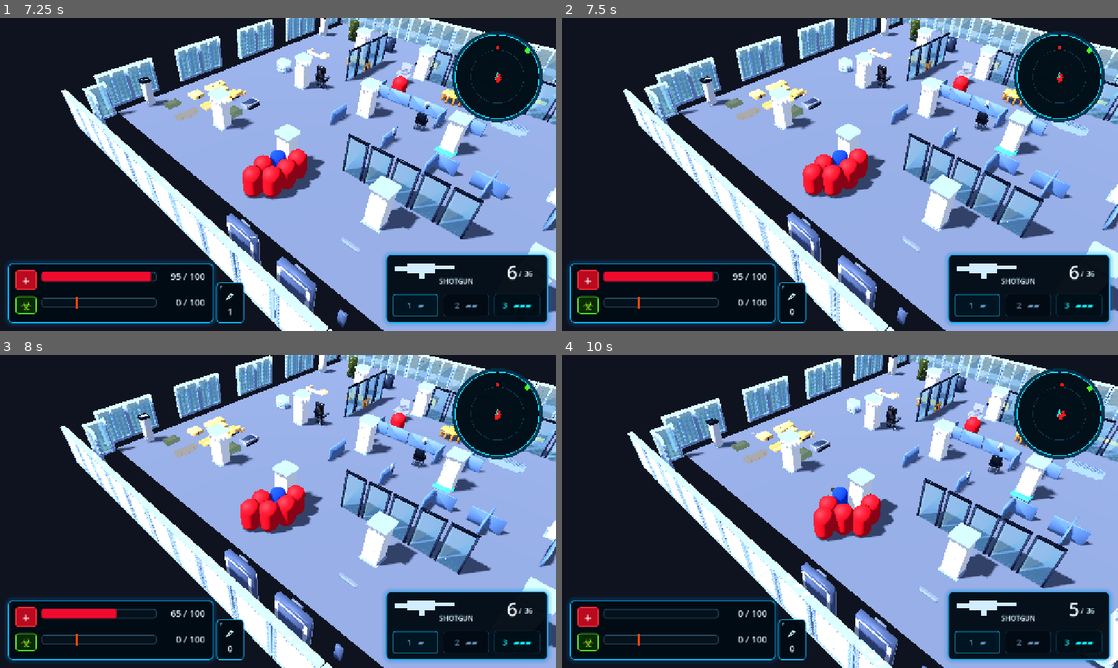
Above: before the commit, frames 1-4 (two rows, left to right).
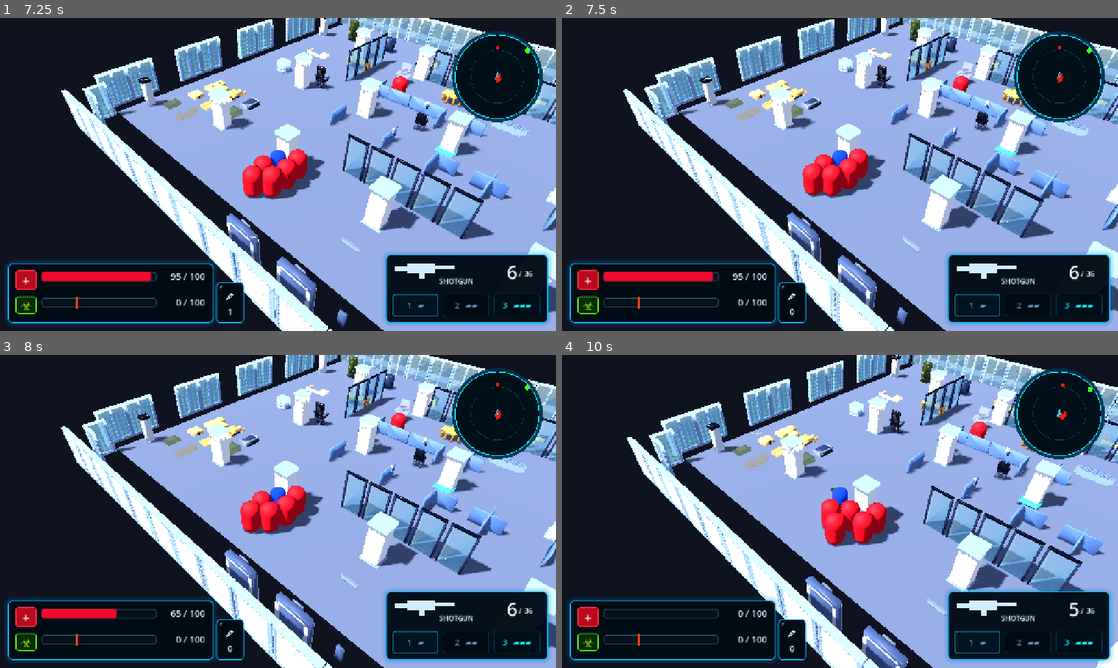
Above: after the commit, the same moments.

Repository: bageus/Infection-shooter
Game: Godot game, scene res://game/bootstrap/app/main.tscn
The game is run twice, just before and just after one commit, with the same random seed, the same clock (stepped at 60 frames per second) and the same inputs.
Inputs (mouse positions are in pixels of both pictures, inside the frame that each line leads up to):
- Up to frame 1 (7.25 s): move the mouse to (250, 237) at 0.52 s; hold W (move_up) 0.53-2.03 s; tap F (antidote) at 0.6 s; move the mouse to (444, 221) at 1.27 s; tap Q (camera_left) at 1.35 s; move the mouse to (111, 127) at 2.02 s; hold A (move_left) 2.03-3.53 s; tap E (camera_right) at 2.1 s; move the mouse to (305, 174) at 2.77 s; click (305, 174) at 2.85 s; move the mouse to (194, 96) at 3.52 s; hold S (move_down) 3.53-4.28 s; tap Space (roll) at 3.6 s; move the mouse to (400, 158) at 4.27 s; hold D (move_right) 4.28-5.03 s; tap Shift (sprint) at 4.35 s; move the mouse to (166, 190) at 5.02 s; hold W (move_up) 5.03-5.78 s; tap 1 (weapon_1) at 5.1 s; move the mouse to (333, 105) at 5.77 s; hold D (move_right) from 5.78 s (still down); tap 2 (weapon_2) at 5.85 s; move the mouse to (250, 237) at 6.52 s; tap 3 (weapon_3) at 6.6 s
- Up to frame 2 (7.5 s): keep holding D (move_right); move the mouse to (1006, 221) at 7.27 s; tap F (antidote) at 7.35 s
- Up to frame 3 (8 s): keep holding D (move_right)
- Up to frame 4 (10 s): move the mouse to (673, 464) at 8.02 s; release D (move_right) at 8.03 s; hold S (move_down) 8.03-8.78 s; tap Q (camera_left) at 8.1 s; move the mouse to (867, 511) at 8.77 s; hold A (move_left) 8.78-9.53 s; tap E (camera_right) at 8.85 s; move the mouse to (756, 433) at 9.52 s; press the mouse at (756, 433) at 9.53 s; hold W (move_up) from 9.53 s (still down)

Frame 1 is identical in both runs. In frame 2, less than 0.1% of the frame differs, in the area x 46-90%, y 18-58%; in frame 3, 3.9%; in frame 4, 26%, in the area x 11-100%, y 0-100%.

Commit message:
Make office glass and cooler destructible

Diff:
--- a/game/presentation/office_floor/public/assets/19_water_cooler.tscn
+++ b/game/presentation/office_floor/public/assets/19_water_cooler.tscn
@@ -1,8 +1,19 @@
-[gd_scene load_steps=2 format=3]
+[gd_scene load_steps=4 format=3]
 
 [ext_resource type="PackedScene" path="res://models/objects/19_water_cooler.glb" id="1_model"]
-
+[ext_resource type="Script" path="res://game/presentation/office_floor/destructible_prop.gd" id="2_script"]
+[sub_resource type="BoxShape3D" id="Collision"]
+size = Vector3(0.7, 1.35, 0.7)
 [node name="19_water_cooler" type="Node3D"]
-
 [node name="Visual" parent="." instance=ExtResource("1_model")]
 rotation_degrees = Vector3(-90, 0, 0)
+[node name="Body" type="StaticBody3D" parent="."]
+script = ExtResource("2_script")
+max_health = 1.0
+penetrable = true
+break_on_first_hit = true
+impact_marks = false
+break_effect = "water"
+[node name="CollisionShape3D" type="CollisionShape3D" parent="Body"]
+position = Vector3(0,0.675,0)
+shape = SubResource("Collision")
